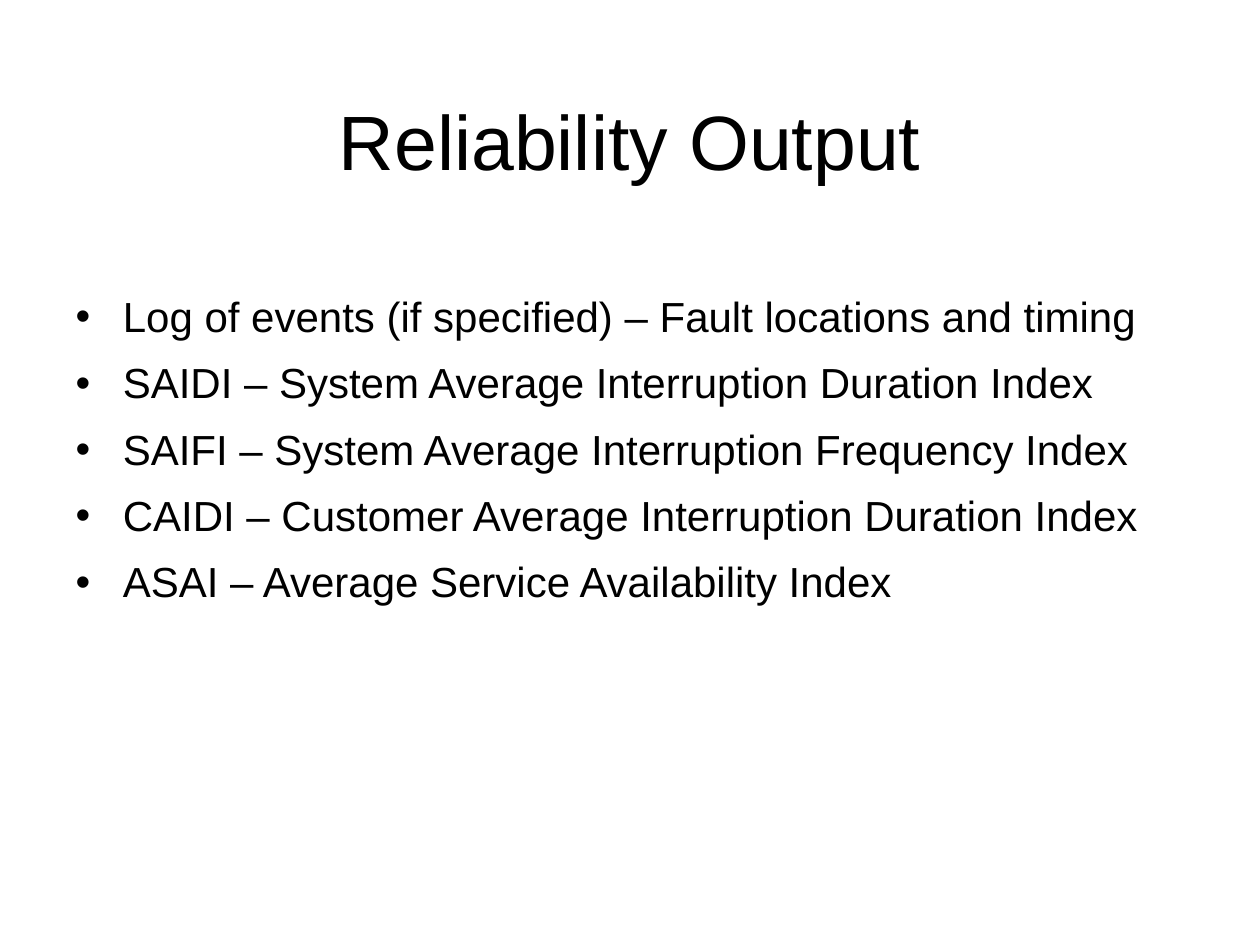
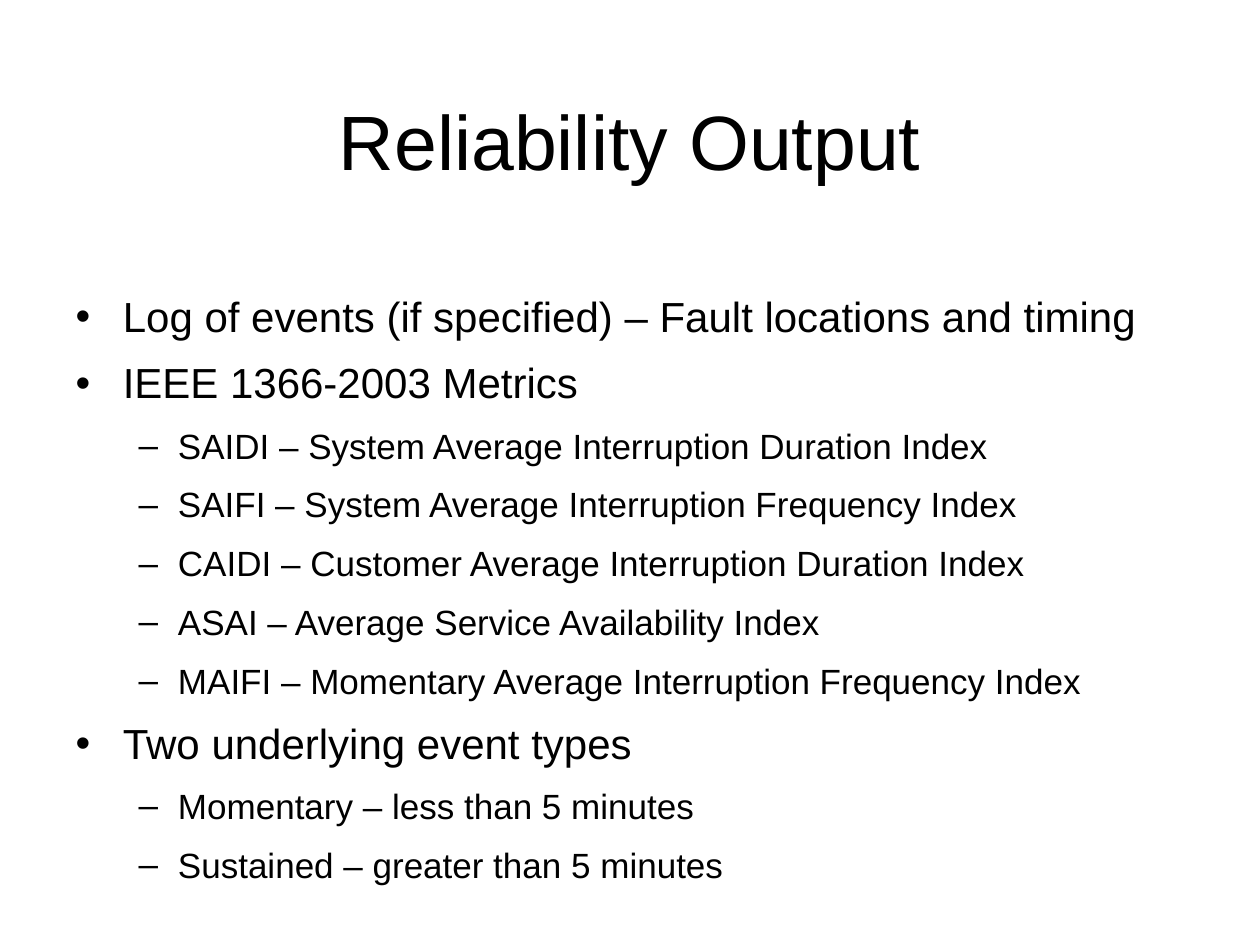
Before and after one commit to gridlab-d/course, a slide deck: slide 7 of FourDayCourse/4.2 - Reliability Module.ppt (slide 6 before the commit). Drawn at 1260x945 pixels with LibreOffice and Linux fonts; fonts in the diff are those of the drawing; background and template pictures are left out. Boxes give left, top, right and bottom in pixels: in the first picture for what was removed or moved away, otherwise in the second. Text is boxed around its words. In the diff, an @@ line names an element or a change of style, - is before the commit and + after.

Commit message:
Changes to reliability module portion of four day course to reflect new reliability implementation and exercise addition

```diff
--- a/FourDayCourse/4.2 - Reliability Module.ppt
+++ b/FourDayCourse/4.2 - Reliability Module.ppt
@@ text at (123,367,578,399): paragraph added @@
+• IEEE 1366-2003 Metrics
@@ text at (178,433,1024,642): size 24 to 20 pt in "SAIDI – System Average Interruption Duration Index", "SAIFI – System Average Interruption Frequency Index", "CAIDI – Customer Average Interruption Duration Index", "ASAI – Average Service Availability Index"; bullet • to –; list level 1 to 2 in "SAIDI – System Average Interruption ..."; list level 1 to 2 in "SAIFI – System Average Interruption ..."; list level 1 to 2 in "CAIDI – Customer Average Interruption ..."; list level 1 to 2 in "ASAI – Average Service Availability ..." @@
@@ text at (123,668,1081,884): paragraphs added @@
+  – MAIFI – Momentary Average Interruption Frequency Index
+• Two underlying event types
+  – Momentary – less than 5 minutes
+  – Sustained – greater than 5 minutes
```
Also in this commit, not shown: 4 other slides changed, 4 slides added, 1 slide removed.
